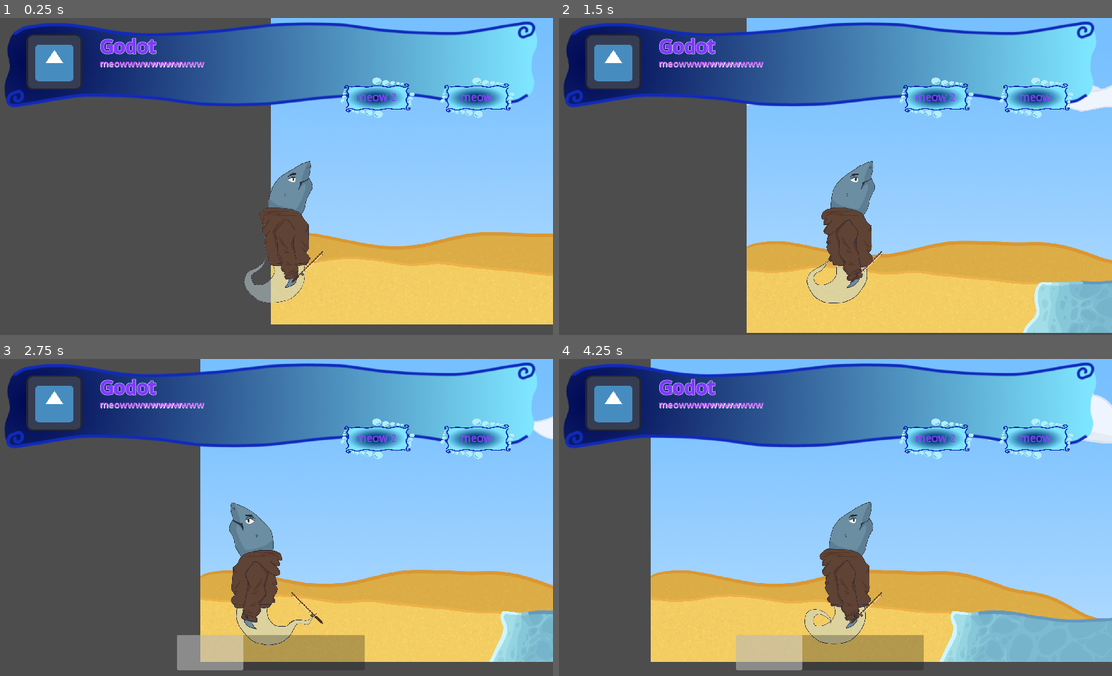
Above: before the commit, frames 1-4 (two rows, left to right).
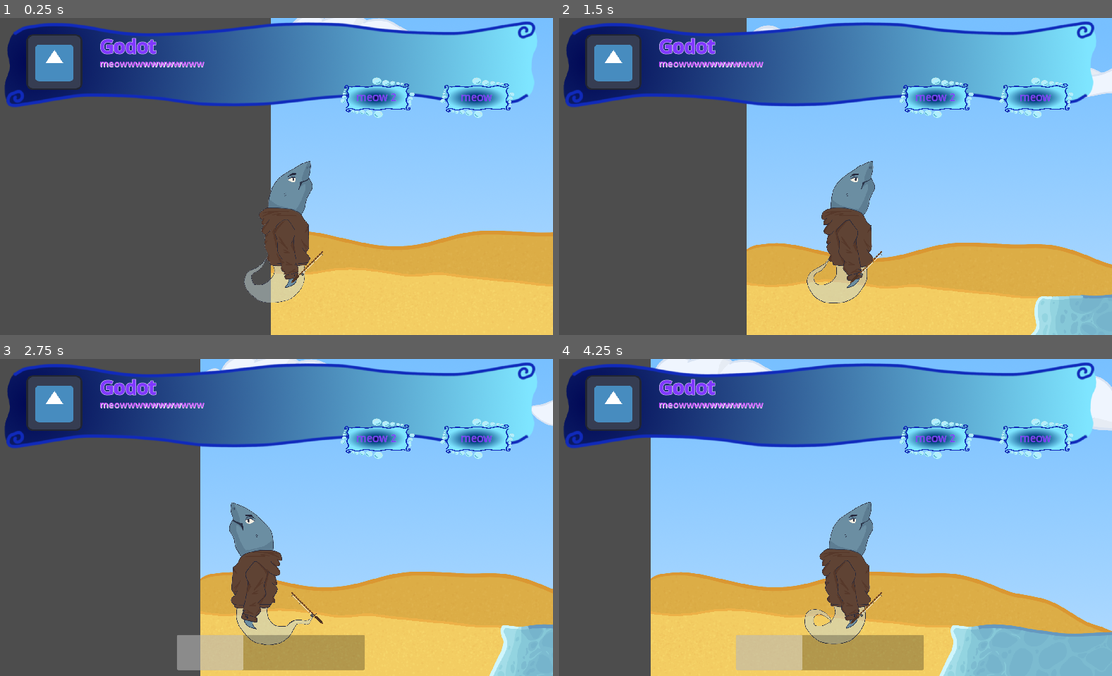
Above: after the commit, the same moments.

Repository: oDevvEn/Bubbles
Game: Godot game, scene res://scenes/main.tscn
The game is run twice, just before and just after one commit, with the same random seed, the same clock (stepped at 60 frames per second) and the same inputs. This scene is started directly instead of the project's main scene. The engine's default icon, where the game draws it, is replaced by a stand-in: a white triangle on a blue panel in a dark square.
Inputs:
- Up to frame 1 (0.25 s): no input
- Up to frame 2 (1.5 s): hold E (interact) 0.53-1.28 s; hold D (moveRight) from 0.53 s (still down); tap Space (jump) at 0.77 s; tap E (interact) at 1.35 s
- Up to frame 3 (2.75 s): tap Space (jump) at 1.52 s; release D (moveRight) at 2.03 s; hold A (moveLeft) from 2.03 s (still down); hold E (interact) from 2.03 s (still down)
- Up to frame 4 (4.25 s): release A (moveLeft) at 2.78 s; release E (interact) at 2.78 s; hold D (moveRight) from 2.78 s (still down); tap E (interact) at 2.85 s; tap Space (jump) at 3.02, 3.77 s; hold E (interact) from 3.53 s (still down)

The runs differ from the first frame. In frame 1, 3.8% of the frame differs, in the area x 48-100%, y 0-100%; in frame 2, 4.3%; in frame 3, 6.8%; in frame 4, 9.5%, in the area x 16-100%, y 0-100%.

Commit message:
Add files via upload

Diff:
--- a/Bubbles/scenes/main.tscn
+++ b/Bubbles/scenes/main.tscn
@@ -8,6 +8,7 @@
 [ext_resource type="Texture2D" uid="uid://bxl6maqmjwbl8" path="res://assets/BeachBackgroundSpriteSheet.png" id="5_cbpea"]
 [ext_resource type="Script" path="res://scripts/GoUnderwater.gd" id="7_f5jan"]
 [ext_resource type="FontFile" uid="uid://dlmi3qmev1ipy" path="res://assets/Bubble gum.otf" id="8_22slv"]
+[ext_resource type="Texture2D" uid="uid://dpxkkn8wjj4ux" path="res://assets/UnderwaterForeground.png" id="9_d6486"]
 
 [sub_resource type="AtlasTexture" id="AtlasTexture_g2jvf"]
 atlas = ExtResource("4_t0dgo")
@@ -120,7 +121,7 @@
 size = Vector2(837.001, 20)
 
 [sub_resource type="RectangleShape2D" id="RectangleShape2D_rylii"]
-size = Vector2(2436, 100)
+size = Vector2(10608, 100)
 
 [sub_resource type="WorldBoundaryShape2D" id="WorldBoundaryShape2D_rd4oo"]
 normal = Vector2(0.999975, -0.00700547)
@@ -190,13 +191,16 @@
 "fadeBlack": SubResource("Animation_v0tui")
 }
 
+[sub_resource type="RectangleShape2D" id="RectangleShape2D_8obkk"]
+size = Vector2(7.99997, 83)
+
 [node name="main" type="Node2D"]
 script = ExtResource("1_3xh5h")
 
 [node name="player" parent="." instance=ExtResource("3_ucrm3")]
 unique_name_in_owner = true
 z_index = 1
-position = Vector2(0, -100)
+position = Vector2(0, -64)
 
 [node name="fishingRod" parent="player" instance=ExtResource("2_8q2ka")]
 position = Vector2(123.5, -124.5)
@@ -207,7 +211,7 @@
 
 [node name="Beach" type="AnimatedSprite2D" parent="."]
 z_index = -1
-position = Vector2(961, -136)
+position = Vector2(961, -88)
 sprite_frames = SubResource("SpriteFrames_wfrxb")
 autoplay = "default"
 frame = 2
@@ -215,7 +219,8 @@
 
 [node name="BeachBackground" type="AnimatedSprite2D" parent="."]
 z_index = -2
-position = Vector2(961, -545)
+position = Vector2(961, -566)
+scale = Vector2(1, 1.11806)
 sprite_frames = SubResource("SpriteFrames_ttgeo")
 autoplay = "default"
 
@@ -227,7 +232,7 @@
 shape = SubResource("RectangleShape2D_2cafx")
 
 [node name="CollisionShape2D" type="CollisionShape2D" parent="mapBoundaries"]
-position = Vector2(695, -30)
+position = Vector2(4781, -30)
 shape = SubResource("RectangleShape2D_rylii")
 
 [node name="CollisionShape2D3" type="CollisionShape2D" parent="mapBoundaries"]
@@ -245,6 +250,7 @@
 
 [node name="Timer" type="Timer" parent="interactiveUI/CollisionShape2D"]
 wait_time = 2.0
+one_shot = true
 
 [node name="AnimationPlayer" type="AnimationPlayer" parent="interactiveUI/CollisionShape2D"]
 root_node = NodePath("ColorRect")
@@ -273,6 +279,24 @@
 
 [node name="Timer" type="Timer" parent="SavingLabel"]
 
+[node name="Sprite2D2" type="Sprite2D" parent="."]
+z_index = -1
+position = Vector2(6850, -579)
+scale = Vector2(1, 1.07037)
+texture = ExtResource("9_d6486")
+
+[node name="Sprite2D" type="Sprite2D" parent="."]
+z_index = -1
+position = Vector2(5000, -540)
+texture = ExtResource("9_d6486")
+
+[node name="StaticBody2D" type="StaticBody2D" parent="."]
+
+[node name="CollisionShape2D" type="CollisionShape2D" parent="StaticBody2D"]
+position = Vector2(4984, -561)
+scale = Vector2(10, 10)
+shape = SubResource("RectangleShape2D_8obkk")
+
 [connection signal="body_entered" from="interactiveUI" to="interactiveUI/CollisionShape2D" method="_on_interactive_ui_body_entered"]
 [connection signal="body_exited" from="interactiveUI" to="interactiveUI/CollisionShape2D" method="_on_interactive_ui_body_exited"]
 [connection signal="timeout" from="interactiveUI/CollisionShape2D/Timer" to="interactiveUI/CollisionShape2D" method="_on_timer_timeout"]
Not shown: 1 places in Bubbles/scenes/main.tscn that only renumber resources
